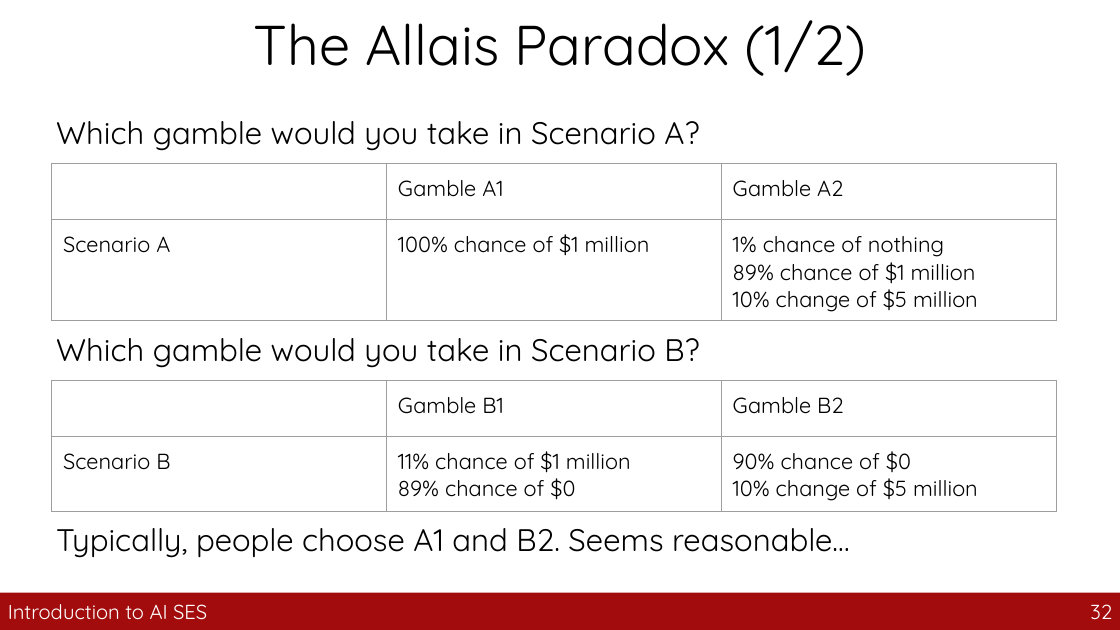
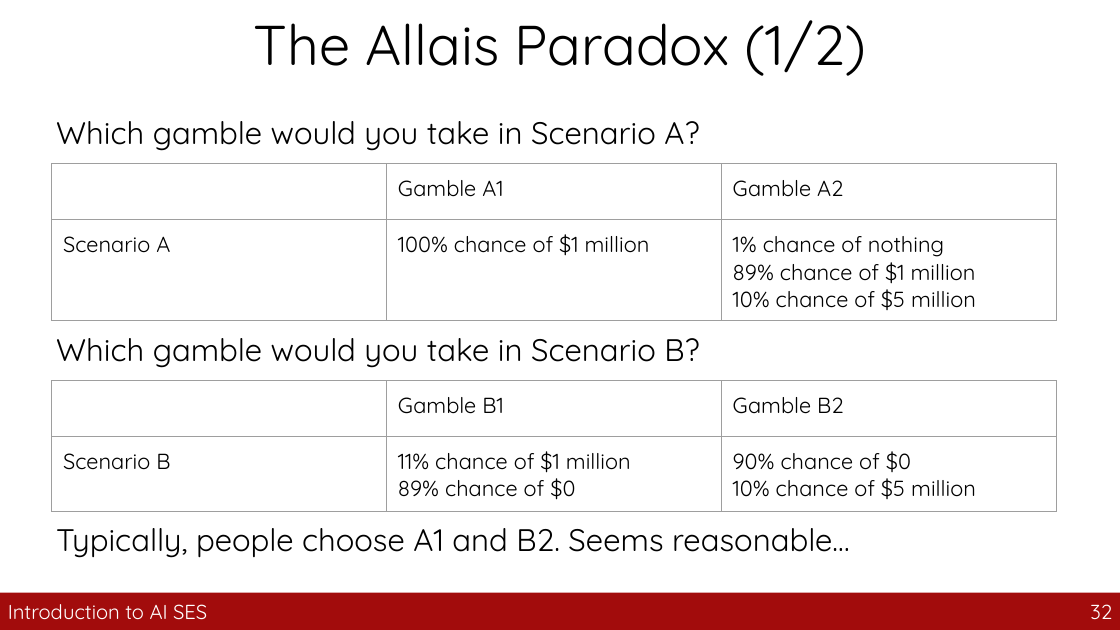
Before and after one commit to guhofstra/CSC163Fa26, a slide deck: slide 32 of PPTs/10_utility_functions.pptx. Drawn at 1120x630 pixels with LibreOffice and Linux fonts; fonts in the diff are those of the drawing. Boxes give left, top, right and bottom in pixels: in the first picture for what was removed or moved away, otherwise in the second. Text is boxed around its words. In the diff, an @@ line names an element or a change of style, - is before the commit and + after.

```diff
--- a/PPTs/10_utility_functions.pptx
+++ b/PPTs/10_utility_functions.pptx
@@ table at [52, 164, 1056, 531] @@
-row 2, column 3: 1% chance of nothing / 89% chance of $1 million / 10% change of $5 million
+row 2, column 3: 1% chance of nothing / 89% chance of $1 million / 10% chance of $5 million
@@ table at [52, 381, 1056, 630] @@
-row 2, column 3: 90% chance of $0 / 10% change of $5 million
+row 2, column 3: 90% chance of $0 / 10% chance of $5 million
```
Also in this commit, not shown: 5 other slides changed, 30 other files.
